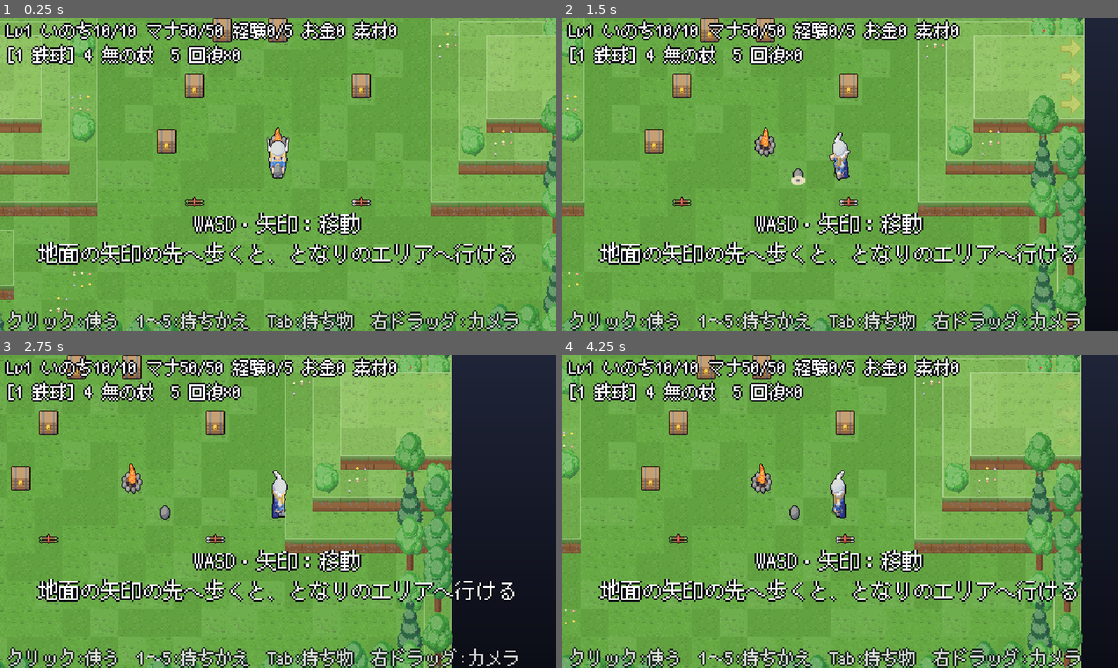
Above: before the commit, frames 1-4 (two rows, left to right).
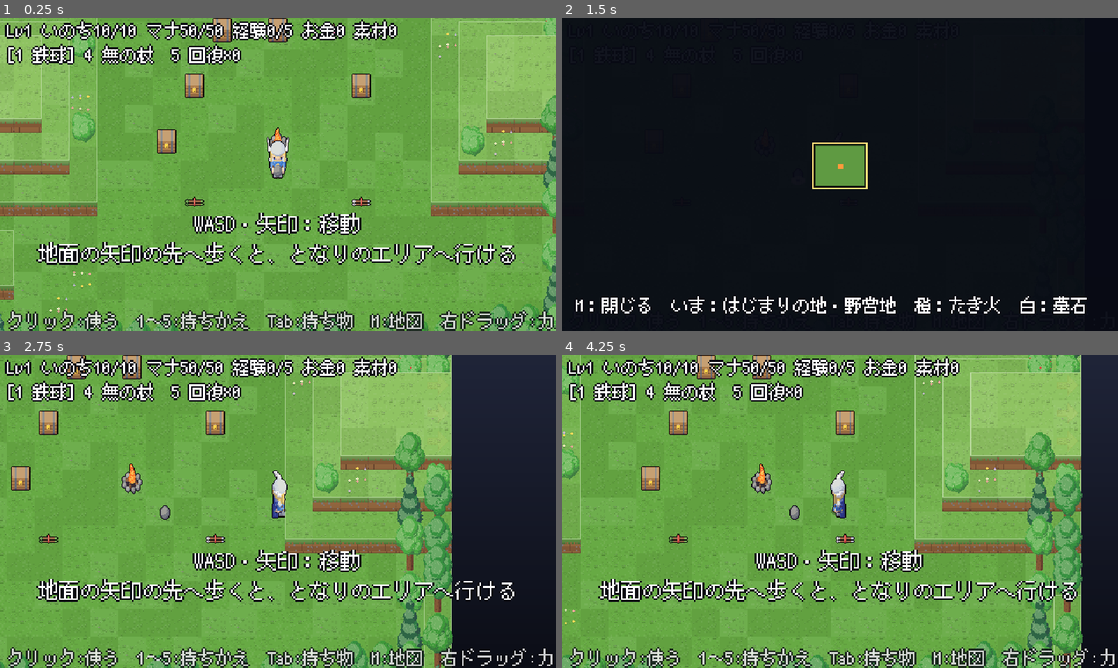
Above: after the commit, the same moments.

Repository: MiyazakiTakumi-724/dot-3d-game
Game: Godot game, scene res://scenes/field.tscn
Same seed, same stepped clock (60 frames per second), same inputs: the game is played once before the commit and once after it.
Inputs (mouse positions are in pixels of both pictures, inside the frame that each line leads up to):
- Up to frame 1 (0.25 s): no input
- Up to frame 2 (1.5 s): tap Enter at 0.5 s; move the mouse to (962, 158) at 0.52 s; hold Right 0.53-1.25 s; tap M at 0.6 s; click (962, 158) at 0.67 s; tap Space at 0.77 s; tap F at 0.8 s; drag from (728, 190) to (812, 237) at 1.27 s
- Up to frame 3 (2.75 s): move the mouse to (333, 442) at 2.02 s; hold Right from 2.03 s (still down); tap M at 2.1 s; click (333, 442) at 2.17 s; tap F at 2.3 s
- Up to frame 4 (4.25 s): release Right at 2.75 s; drag from (812, 574) to (673, 464) at 2.77 s; tap Space at 3.5, 3.77 s; move the mouse to (1006, 558) at 3.52 s; hold Left from 3.53 s (still down); hold Shift from 3.53 s (still down); click (1006, 558) at 3.67 s; tap F at 3.8 s

The runs differ from the first frame. In frame 1, 1.2% of the frame differs, in the area x 66-100%, y 93-100%; in frame 2, 90%, in the area x 0-100%, y 0-100%; in frame 3, 0.8%; in frame 4, 1.1%.

Commit message:
大陸の全体をゲームにつなぐ：仕掛けを武器で開ける、たき火で戻る所が替わる、封印の門、商人とボスの像の言葉、M キーの全体マップ
Co-Authored-By: Claude Opus 5.5 <noreply@anthropic.com>
Claude-Session: https://claude.ai/code/session_01V8ZRqMmyzjeQtU25nnKB5A

Diff:
--- a/scripts/game/field.gd
+++ b/scripts/game/field.gd
@@ -44,6 +44,17 @@
 ## たき火（炎の形を時間で替えて、ゆらめかせる）
 var _bonfire_node: StackSprite
 var _bonfire_frame := 0
+## このエリアのたき火のマス（なければ (-1, -1)）。近づくと、死んだときに戻る所がここになる
+var _campfire_cell := Vector2i(-1, -1)
+## 地形の絵を置く所（橋が下りたときなどに作り直す）
+var _terrain_root: Node2D
+var _deco := {}
+## 仕掛けの小物（id → StackSprite の列）。的は開けた後も残す
+var _gimmick_nodes := {}
+var _target_nodes := {}
+## 商人とボスの像 [マス, 言葉]（近づくと真ん中に出す）
+var _talkers: Array = []
+var map_view: WorldMapView
 var _fade: ColorRect
 ## 切り替えの段階：0 なし、1 暗くしている、2 明るくしている
 var _switch_phase := 0
@@ -126,6 +137,12 @@
 	menu.stats_changed.connect(apply_stats)
 	menu.skill_learned.connect(_on_skill_learned)
 	add_child(menu)
+	var map_layer := CanvasLayer.new()
+	map_layer.layer = 5
+	add_child(map_layer)
+	map_view = WorldMapView.new()
+	map_view.setup(world, run)
+	map_layer.add_child(map_view)
 	StackCamera.apply_pixel_scale(self)
 	warm_hero_looks()
 	_maybe_screenshot()
@@ -147,6 +164,9 @@
 	bow.cancel()
 	_pickup_nodes.clear()
 	_gate_nodes.clear()
+	_gimmick_nodes.clear()
+	_target_nodes.clear()
+	_talkers.clear()
 	_arrows.clear()
 	_grave_node = null
 	if _popups != null:
@@ -157,13 +177,24 @@
 		c.queue_free()
 
 	area = world.area(id)
+	run.visit(id)
 	var loaded := Continent.load_map(area)
 	map = loaded[0]
 	var info: Dictionary = loaded[1]
-	Terrain.build(map, camera, _area_root, info["deco"])
+	_deco = info["deco"]
+	for g in area.gimmicks:
+		if run.is_gimmick_open(g.id):
+			_apply_open(g)
+	_terrain_root = Node2D.new()
+	_area_root.add_child(_terrain_root)
+	Terrain.build(map, camera, _terrain_root, _deco)
 	_bonfire_node = null
+	_campfire_cell = Vector2i(-1, -1)
 	if info.has("checkpoint"):
+		_campfire_cell = info["checkpoint"]
 		_bonfire_node = _marker(info["checkpoint"], Props.bonfire(), 1)
+	_place_gimmicks()
+	_place_talkers(info)
 	for i in area.pickups.size():
 		var p = area.pickups[i]
 		if not run.is_picked(area.pickup_id(i)):
@@ -385,6 +416,10 @@
 			_pickup_nodes[i].queue_free()
 			_pickup_nodes.erase(i)
 			_on_picked(p[1], p[2])
+	if _campfire_cell.x >= 0 and absi(c.x - _campfire_cell.x) <= 1 and absi(c.y - _campfire_cell.y) <= 1 \
+			and not run.is_near_checkpoint(area.id, c):
+		run.set_checkpoint(area.id, _campfire_cell)
+		notice("たき火で休んだ\n死んだら、ここから やり直す", 2.5)
 	if run.is_near_checkpoint(area.id, c) and player.hp < player.max_hp:
 		player.set_hp(player.max_hp)
 	for e in enemies:
@@ -429,6 +464,8 @@
 				open_inventory()
 			KEY_SPACE:
 				spin_slash()
+			KEY_M:
+				toggle_map()
 			_:
 				return
 		get_viewport().set_input_as_handled()
@@ -462,6 +499,9 @@
 	var strong_fall := st.skills_in(PlayerStats.Stat.SWORD) >= 1
 	var thrust := st.skills_in(PlayerStats.Stat.SWORD) >= 2  # 技能「突き」
 	player.swing(fall > 0, thrust)
+	for g in _closed_gimmicks():
+		if g.by_sword(mv.pos, mv.height, mv.facing, map, thrust):
+			open_gimmick(g)
 	for e in enemies:
 		if is_instance_valid(e) and e.walker.alive and Sword.hits(mv.pos, mv.height, mv.facing, e.walker.pos, e.walker.height, thrust):
 			var dmg := Damage.sword(current_attack(), st.points_in(PlayerStats.Stat.SWORD), fall, strong_fall)
@@ -586,6 +626,9 @@
 func _arrow_landed(a: Arrow, dmg: int) -> void:
 	if area_state.result != AreaState.Result.PLAYING:
 		return
+	for g in _closed_gimmicks():
+		if g.by_arrow(a.to):
+			open_gimmick(g)
 	var c := HeightMap.world_to_cell(a.to)
 	if not map.in_bounds(c) or map.is_water(c) or map.is_pit(c):
 		return
@@ -780,6 +823,7 @@
 
 ## 火の玉が弾ける。まわりの、高さの近い敵にダメージとやけど。地面の近くなら、そこが少しの間燃える（自分より高い地面は燃えない）。
 func _explode(pos: Vector2, z: float, from_h: int) -> void:
+	_burn_gimmicks(pos, Magic.FIREBALL_RADIUS)
 	for e in enemies:
 		if is_instance_valid(e) and e.walker.alive and e.walker.pos.distance_to(pos) < Magic.FIREBALL_RADIUS \
 				and absf(e.walker.height * StackSprite.LEVEL_PX + 4.0 - z) <= 12.0:
@@ -810,6 +854,7 @@
 ## 火柱：狙った点に立ち、そこの敵に当たる。自分より高い所の敵には当たらない。
 func _fire_pillar(point: Vector2) -> void:
 	var mv := player.mover
+	_burn_gimmicks(point, Magic.PILLAR_RADIUS)
 	for e in enemies:
 		if is_instance_valid(e) and e.walker.alive and e.walker.pos.distance_to(point) < Magic.PILLAR_RADIUS:
 			if _hit_enemy(e, Magic.Spell.FIRE_PILLAR, mv.height):
@@ -828,6 +873,7 @@
 	var c := HeightMap.world_to_cell(point)
 	var ground := map.get_height(c) if map.in_bounds(c) else mv.height
 	var r := Magic.rain_radius(mv.height, ground)
+	_burn_gimmicks(point, r)
 	for e in enemies:
 		if is_instance_valid(e) and e.walker.alive and e.walker.height <= mv.height and e.walker.pos.distance_to(point) < r:
 			_hit_enemy(e, Magic.Spell.FIRE_RAIN, mv.height)
@@ -982,7 +1028,7 @@
 
 ## 野営地のたき火から再開する。敵は復活しない（倒した敵は時間で戻る）。
 func respawn() -> void:
-	enter_area(run.checkpoint_area, Continent.START_CELL)
+	enter_area(run.checkpoint_area, run.respawn_cell())
 	_sync_ball_rank()  # ランク2以上の鉄球は墓石に入っているので、ランク1に戻る
 	player.set_hp(player.max_hp)
 	player.clear_invulnerable()
@@ -1001,6 +1047,9 @@
 	var ex := _gate_here()
 	if ex == null:
 		return false
+	if not run.can_open_door(ex.door_id):
+		notice("封印されていて開かない\nあと%d体のボスを倒すと開く" % run.seal_bosses_left(), 2.5)
+		return false
 	run.open_door(ex.door_id)
 	player.anim.play_push()
 	for c in ex.cells(area.size()):
@@ -1023,9 +1072,10 @@
 
 func _close_gate(ex: ExitDef) -> void:
 	var nodes := []
+	var model := Props.seal() if ex.door_id == RunState.SEAL_DOOR else Props.gate()
 	for c in ex.cells(area.size()):
 		map.set_blocker(c, HeightMap.Blocker.DOOR)
-		nodes.append(_marker(c, Props.gate(), 1))
+		nodes.append(_marker(c, model, 1))
 	_gate_nodes[ex.door_id] = nodes
 
 func _add_arrows(ex: ExitDef) -> void:
@@ -1085,6 +1135,9 @@
 	if run.grave != null and run.grave.area_id == area.id and IronBall.touches_cell(land_pos, run.grave.cell):
 		_remove_grave_marker()  # 墓石のマスを空けてから中身を戻す（break_grave で grave が null になるため）
 		run.break_grave()
+	for g in _closed_gimmicks():
+		if g.by_ball(land_pos, ball.rules_ball.fall_levels):
+			open_gimmick(g)
 	var damage := Damage.iron_ball(current_attack(), ball.rules_ball.fall_levels, run.stats.level)
 	for e in enemies:
 		if is_instance_valid(e) and e.walker.alive and IronBall.hits(land_pos, ball.rules_ball.height, e.walker.pos, e.walker.height, IronBall.hit_radius(ball_rank)):
@@ -1114,6 +1167,119 @@
 	_area_root.add_child(s)
 	return s
 
+# ---------------------------------------------------------------- 仕掛け・商人・ボスの像・全体マップ（2026-11-25）
+
+## 開いた仕掛けの形を地図に書く（的の橋は、橋の絵にする）。
+func _apply_open(g: Gimmick) -> void:
+	g.open(map)
+	if g.kind == Gimmick.Kind.TARGET:
+		for c in g.cells:
+			_deco[c] = "bridge"
+
+func _closed_gimmicks() -> Array[Gimmick]:
+	var out: Array[Gimmick] = []
+	if area_state.result != AreaState.Result.PLAYING:
+		return out
+	for g in area.gimmicks:
+		if not run.is_gimmick_open(g.id):
+			out.append(g)
+	return out
+
+func _place_gimmicks() -> void:
+	for g in area.gimmicks:
+		if g.kind == Gimmick.Kind.TARGET:
+			var ts := []
+			for c in g.trigger:
+				ts.append(_marker(c, Props.target(run.is_gimmick_open(g.id)), 1))
+			_target_nodes[g.id] = ts
+		elif not run.is_gimmick_open(g.id):
+			var model: VoxelModel = {Gimmick.Kind.CRACK: Props.crack_rock(), Gimmick.Kind.THORNS: Props.thorns(),
+				Gimmick.Kind.VINES: Props.vines()}[g.kind]
+			var ns := []
+			for c in g.cells:
+				ns.append(_marker(c, model, 1))
+			_gimmick_nodes[g.id] = ns
+
+## 仕掛けを開ける（岩が砕ける・橋が下りる・茨が燃える・つたが切れる）。死んでも開いたまま。
+func open_gimmick(g: Gimmick) -> void:
+	if run.is_gimmick_open(g.id):
+		return
+	run.open_gimmick(g.id)
+	_apply_open(g)
+	for s in _gimmick_nodes.get(g.id, []):
+		if is_instance_valid(s):
+			s.queue_free()
+	_gimmick_nodes.erase(g.id)
+	match g.kind:
+		Gimmick.Kind.CRACK:
+			notice("岩が砕けた！", 1.5)
+			camera.shake(3.0)
+			for c in g.cells:
+				var dust := ImpactDust.new()
+				dust.setup(camera, HeightMap.cell_center(c), map.get_height(c), 4)
+				_area_root.add_child(dust)
+		Gimmick.Kind.THORNS:
+			notice("茨が燃えつきた！", 1.5)
+			for c in g.cells:
+				_effect_sprite(Props.flame(rng.randi() % 3), HeightMap.cell_center(c), map.get_height(c), 0.0, 0.8)
+		Gimmick.Kind.VINES:
+			notice("つたを斬った！", 1.5)
+		Gimmick.Kind.TARGET:
+			notice("的に当たった！\n橋が下りた", 2.0)
+			for s in _target_nodes.get(g.id, []):
+				s.set_model(Props.target(true))
+			_rebuild_terrain()
+
+## 地形の絵を作り直す（橋が下りたとき）。
+func _rebuild_terrain() -> void:
+	if _terrain_root != null:
+		_area_root.remove_child(_terrain_root)
+		_terrain_root.queue_free()
+	_terrain_root = Node2D.new()
+	_area_root.add_child(_terrain_root)
+	_area_root.move_child(_terrain_root, 0)
+	Terrain.build(map, camera, _terrain_root, _deco)
+
+## 炎の魔法が point のまわり radius に当たった。茨が燃える。
+func _burn_gimmicks(point: Vector2, radius: float) -> void:
+	for g in _closed_gimmicks():
+		if g.by_fire(point, radius):
+			open_gimmick(g)
+
+func gimmick_markers(id: String) -> int:
+	return _gimmick_nodes.get(id, []).size()
+
+## 商人とボスの像を置く。町の商人は道具屋と武器屋、ほかは旅の商人。
+func _place_talkers(info: Dictionary) -> void:
+	var merchants: Array = info.get("merchants", [])
+	for i in merchants.size():
+		var c: Vector2i = merchants[i]
+		var v := 2
+		var who := "旅の商人"
+		if area.id == "town":
+			v = i % 2
+			who = ["道具屋", "武器屋"][i % 2]
+		_marker(c, Props.merchant(v), 1)
+		_talkers.append([c, "%s「いらっしゃい！\nお店はまだ準備中なんだ」" % who])
+	for b in area.bosses:
+		_marker(b[0], Props.statue(b[2]), 1)
+		_talkers.append([b[0], "ボス「%s」の居場所\n（ボスはまだいない）" % b[1]])
+
+## 近くにいる商人・像の言葉。なければ空。
+func _talk_here() -> String:
+	var c := player.mover.cell()
+	for t in _talkers:
+		var tc: Vector2i = t[0]
+		if absi(c.x - tc.x) <= 1 and absi(c.y - tc.y) <= 1:
+			return t[1]
+	return ""
+
+## M キーで全体マップを開く・閉じる（開いている間も世界は動く）。
+func toggle_map() -> void:
+	map_view.current_id = area.id
+	map_view.visible = not map_view.visible
+	map_view.queue_redraw()
+
 func _build_ui() -> void:
 	var layer := CanvasLayer.new()
 	add_child(layer)
@@ -1128,7 +1294,7 @@
 	_guide = UiText.label()
 	_guide.position = Vector2(4, 166)
 	_guide.modulate.a = 0.8
-	_guide.text = "クリック:使う　1〜5:持ちかえ　Tab:持ち物　右ドラッグ:カメラ"
+	_guide.text = "クリック:使う　1〜5:持ちかえ　Tab:持ち物　M:地図　右ドラッグ:カメラ"
 	layer.add_child(_guide)
 	_popups = Control.new()
 	_popups.mouse_filter = Control.MOUSE_FILTER_IGNORE
@@ -1183,14 +1349,21 @@
 
 ## 画面の真ん中に出す言葉。なければ空。
 func ui_message() -> String:
+	if map_view != null and map_view.visible:
+		return ""
 	if area_state.result == AreaState.Result.DYING:
 		return "やられた…\nたき火から やり直す"
 	if _gate_here() != null:
+		if _gate_here().door_id == RunState.SEAL_DOOR and not run.can_open_door(RunState.SEAL_DOOR):
+			return "神秘の塔の封印の門\nあと%d体のボスを倒すと開く" % run.seal_bosses_left()
 		return "F：門を開ける"
 	if _notice_time > 0.0:
 		return _notice_text
 	if _title_time > 0.0:
-		return area.title
+		return area.title if area.region == "はじまりの地" else "%s\n%s" % [area.region, area.title]
+	var talk := _talk_here()
+	if talk != "":
+		return talk
 	if _grave_hint_time > 0.0:
 		return "死んだ場所に墓石がある\n鉄球を落として壊すと、持ち物が戻る"
 	if _start_hint_time > 0.0:
@@ -1241,6 +1414,10 @@
 			apply_stats()
 		elif a.begins_with("--hold="):
 			hotbar.select_slot(int(a.trim_prefix("--hold=")), run.inventory.equipment)
+		elif a == "--map":
+			for id in world.ids():
+				run.visit(id)
+			toggle_map()
 		elif a.begins_with("--exp="):
 			run.stats.add_exp(int(a.trim_prefix("--exp=")))
 			apply_stats()
--- a/scripts/game/props.gd
+++ b/scripts/game/props.gd
@@ -491,3 +491,21 @@
 			VoxelDraw.rod(m, Vector3(11, 13, 32), Vector3(11, 22, 34), SHAFT, 1)
 		_cache[key] = VoxelShade.apply(m)
 	return _cache[key]
+
+## 神秘の塔の封印の門：白い石の板に、青く光る紋。地方のボスを4体倒すと開けられる。
+static func seal() -> VoxelModel:
+	if not _cache.has("seal"):
+		var m := VoxelModel.new()
+		m.size = Vector3i(28, 28, 50)
+		VoxelDraw.fill(m, Vector3i(0, 9, 0), Vector3i(27, 18, 44), Color("d8d4e8"))
+		for z in range(45, 50):
+			VoxelDraw.fill(m, Vector3i(z - 45, 9, z), Vector3i(27 - (z - 45), 18, z), Color("c9c3d9"))
+		var c := Vector2(13.5, 24)
+		for z in range(8, 42):
+			for x in 28:
+				var d := Vector2(x, z).distance_to(c)
+				if absf(d - 9.0) < 0.8 or absf(d - 4.0) < 0.7 or (absf(x - 13.5) < 0.8 and absf(z - 24) < 12):
+					m.set_voxel(Vector3i(x, 18, z), Color("7ad8ff"))
+					m.set_voxel(Vector3i(x, 9, z), Color("7ad8ff"))
+		_cache["seal"] = VoxelShade.apply(m)
+	return _cache["seal"]
--- a/scripts/game/terrain.gd
+++ b/scripts/game/terrain.gd
@@ -212,6 +212,8 @@
 		out.append("bridge/%d/%d/%d" % [h, h - bottom, int(across_ns)])
 	else:
 		var surf := surface(theme, h, kind)
+		if kind in ["", "npc"] and surf != "stone" and _paved_around(deco, cell):
+			surf = "stone"  # 石畳の広場の中のたき火・商人の下も石畳
 		out.append("ground/%d/%d/%d/%d/%d/%s" % [h, h - bottom, v, int(kind == "flower"), bottom, surf])
 	if kind in ["rock", "tree", "pine", "bush", "tallgrass", "stonewall", "column", "well"]:
 		out.append("%s/%d" % [kind, v])
@@ -230,6 +232,13 @@
 		"lava":
 			return "ash"
 	return "grass"
+
+static func _paved_around(deco: Dictionary, cell: Vector2i) -> bool:
+	var n := 0
+	for d in [Vector2i.UP, Vector2i.DOWN, Vector2i.LEFT, Vector2i.RIGHT]:
+		if deco.get(cell + d, "") == "paving":
+			n += 1
+	return n >= 3
 
 ## 家のマスの形。"東西のふち/北のふちまでのマス/南のふちまでのマス"（屋根は東西に棟が通る切妻）。
 static func _house_shape(deco: Dictionary, cell: Vector2i) -> String:
@@ -521,6 +530,8 @@
 			c = STONE_COLOR
 		elif _hash3(along, vf / 9, face, 29) == 0:
 			c = Color("6e4a2c")  # 根や割れ目
+	elif surf == "stone":
+		c = _rock_side("stone", vf + 4096, from_top, along, face).darkened(clampf(-vf / 96.0, 0.0, 0.35))
 	else:
 		var deep := clampi(-vf / 24, 0, DEEP_COLORS.size() - 1)
 		c = DEEP_COLORS[deep]
--- /dev/null
+++ b/scripts/game/world_map_view.gd
@@ -0,0 +1,73 @@
+class_name WorldMapView
+extends Control
+## 全体マップ（M キー）。行ったことのあるエリアの長方形を、大陸の上の位置に並べて見せる。
+## 今いるエリアは明るく縁取り、たき火のあるエリアには橙の点、墓石のあるエリアには白い印を付ける。
+## 行ったことのないエリアは描かない（探検の楽しみを残す）。開いている間も世界は動く。
+
+const BOX := Rect2(10, 12, 300, 146)  ## 地図を描く所（ゲームの座標）
+const COLORS := {
+	"grass": Color("5f9a42"), "town": Color("c9a66b"), "mountain": Color("9a9aa0"),
+	"castle": Color("8a8478"), "lava": Color("8a3a2a"), "tower": Color("d8d4e8"),
+}
+
+var world: WorldMap
+var run: RunState
+var current_id := ""
+var _fires := {}
+var _title: Label
+
+func setup(w: WorldMap, r: RunState) -> void:
+	world = w
+	run = r
+	visible = false
+	mouse_filter = Control.MOUSE_FILTER_IGNORE
+	size = Vector2(320, 180)
+	for id in world.ids():
+		var info: Dictionary = Continent.load_map(world.area(id))[1]
+		if info.has("checkpoint"):
+			_fires[id] = info["checkpoint"]
+	_title = UiText.label()
+	_title.position = Vector2(8, 160)
+	add_child(_title)
+
+## 行ったエリアがすべて入るように、大陸のマスから画面への倍率と位置を決める。
+func layout() -> Dictionary:
+	var bounds := Rect2i()
+	var first := true
+	for id in run.visited_ids():
+		var r := world.area(id).rect()
+		bounds = r if first else bounds.merge(r)
+		first = false
+	if first:
+		return {"scale": 1.0, "offset": Vector2.ZERO}
+	var k := minf(BOX.size.x / bounds.size.x, BOX.size.y / bounds.size.y)
+	k = minf(k, 1.2)
+	var used := Vector2(bounds.size) * k
+	var offset := BOX.position + (BOX.size - used) * 0.5 - Vector2(bounds.position) * k
+	return {"scale": k, "offset": offset}
+
+func area_rect(id: String, lay: Dictionary) -> Rect2:
+	var r := world.area(id).rect()
+	var k: float = lay["scale"]
+	return Rect2(Vector2(r.position) * k + lay["offset"], Vector2(r.size) * k)
+
+func _draw() -> void:
+	draw_rect(Rect2(Vector2.ZERO, size), Color(0.03, 0.04, 0.08, 0.96))
+	var lay := layout()
+	for id in run.visited_ids():
+		var a := world.area(id)
+		var r := area_rect(id, lay)
+		draw_rect(r, COLORS.get(a.theme, Color.GRAY))
+		draw_rect(r, Color(0, 0, 0, 0.6), false, 1.0)
+		if _fires.has(id):
+			var p := r.position + (Vector2(_fires[id]) + Vector2(0.5, 0.5)) * float(lay["scale"])
+			draw_rect(Rect2(p - Vector2(1.5, 1.5), Vector2(3, 3)), Color("ff9a3c"))
+		if run.grave != null and run.grave.area_id == id:
+			var gp := r.position + (Vector2(run.grave.cell) + Vector2(0.5, 0.5)) * float(lay["scale"])
+			draw_rect(Rect2(gp - Vector2(1.5, 1.5), Vector2(3, 3)), Color("f4f1ff"))
+	if current_id != "" and run.has_visited(current_id):
+		var cr := area_rect(current_id, lay)
+		draw_rect(cr.grow(1.0), Color("ffe27a"), false, 1.0)
+	var a := world.area(current_id)
+	if a != null and _title != null:
+		_title.text = "M：閉じる　いま：%s・%s　橙：たき火　白：墓石" % [a.region, a.title]
--- a/tests/test_field.gd
+++ b/tests/test_field.gd
@@ -865,3 +865,122 @@
 	assert_same(f.player._layers, HeroModel.build("", f.player.armor_look, "down").textures())
 	f.respawn()
 	assert_eq(f.player.anim.pose(), "")
+
+# ---- 大陸の全体（2026-11-25）：たき火・仕掛け・封印の門・商人・全体マップ
+
+func _gimmick(area_id: String, kind: Gimmick.Kind) -> Gimmick:
+	for g in f.world.area(area_id).gimmicks:
+		if g.kind == kind:
+			return g
+	return null
+
+func _gimmick_area(kind: Gimmick.Kind) -> String:
+	for id in f.world.ids():
+		if _gimmick(id, kind) != null:
+			return id
+	return ""
+
+func test_resting_at_another_bonfire_sets_respawn_there():
+	f.enter_area("mt_2", Vector2i(14, 22))
+	var info: Dictionary = Continent.load_map(f.area)[1]
+	var fire: Vector2i = info["checkpoint"]
+	f.player.mover.place(fire + Vector2i(0, 1))
+	f._process(0.016)
+	assert_eq(f.run.checkpoint_area, "mt_2")
+	f.kill_player(false)
+	_finish_death()
+	assert_eq(f.area.id, "mt_2")
+	assert_eq(f.player.mover.cell(), fire + Vector2i(0, 1))
+
+func test_entering_an_area_marks_it_visited():
+	assert_true(f.run.has_visited("camp"))
+	_walk_out(_exit("camp", "town"))
+	assert_eq(f.area.id, "town")
+	assert_true(f.run.has_visited("town"))
+
+func test_ball_from_above_breaks_a_crack():
+	var id := _gimmick_area(Gimmick.Kind.CRACK)
+	var g := _gimmick(id, Gimmick.Kind.CRACK)
+	f.enter_area(id, g.cells[0])
+	assert_true(f.map.is_wall(g.cells[0]))
+	assert_eq(f.gimmick_markers(g.id), 1)
+	f.ball.rules_ball.fall_levels = 1
+	f._on_ball_landed(HeightMap.cell_center(g.cells[0]), 0)
+	assert_true(f.run.is_gimmick_open(g.id))
+	assert_false(f.map.is_wall(g.cells[0]))
+	assert_eq(f.gimmick_markers(g.id), 0)
+	# 出て入り直しても、開いたまま
+	f.enter_area("camp", Continent.START_CELL)
+	f.enter_area(id, g.cells[0])
+	assert_false(f.map.is_wall(g.cells[0]))
+
+func test_arrow_on_target_lowers_bridge():
+	var id := _gimmick_area(Gimmick.Kind.TARGET)
+	var g := _gimmick(id, Gimmick.Kind.TARGET)
+	f.enter_area(id, Continent.START_CELL)
+	assert_true(f.map.is_water(g.cells[0]))
+	var a := Arrow.new()
+	a.launch(HeightMap.cell_center(g.trigger[0]), 8.0, HeightMap.cell_center(g.trigger[0]), 8.0)
+	a.from_h = 8
+	f._arrow_landed(a, 1)
+	assert_true(f.run.is_gimmick_open(g.id))
+	for c in g.cells:
+		assert_false(f.map.is_water(c))
+
+func test_fire_burns_thorns():
+	var id := _gimmick_area(Gimmick.Kind.THORNS)
+	var g := _gimmick(id, Gimmick.Kind.THORNS)
+	f.enter_area(id, Continent.START_CELL)
+	f._burn_gimmicks(HeightMap.cell_center(g.cells[0]), 4.0)
+	assert_true(f.run.is_gimmick_open(g.id))
+	assert_false(f.map.is_wall(g.cells[0]))
+
+func test_sword_cuts_vines():
+	var id := _gimmick_area(Gimmick.Kind.VINES)
+	var g := _gimmick(id, Gimmick.Kind.VINES)
+	f.enter_area(id, Continent.START_CELL)
+	f.run.inventory.equipment.gain("sword_1")
+	var c := g.cells[0]
+	var stand := c
+	for d in [Vector2i.LEFT, Vector2i.RIGHT, Vector2i.UP, Vector2i.DOWN]:
+		var n: Vector2i = c + d
+		if not f.map.is_wall(n) and not f.map.is_water(n) and f.map.get_height(n) == f.map.get_height(c):
+			stand = n
+			break
+	f.player.mover.place(stand)
+	f.player.mover.facing = Vector2(c - stand)
+	assert_true(f.swing_sword())
+	assert_true(f.run.is_gimmick_open(g.id))
+
+func test_tower_seal_needs_four_bosses():
+	f.enter_area("town", Vector2i(12, 13))
+	var ex := _exit("town", "tw_1", true)
+	assert_eq(ex.door_id, RunState.SEAL_DOOR)
+	f.player.mover.place(_mid(ex, 1))
+	assert_string_contains(f.ui_message(), "封印")
+	assert_false(f.try_open_door())
+	f.run.bosses_defeated = 4
+	assert_true(f.try_open_door())
+	assert_true(f.run.is_door_open(RunState.SEAL_DOOR))
+
+func test_merchant_and_statue_talk():
+	f.enter_area("town", Vector2i(12, 13))
+	var info: Dictionary = Continent.load_map(f.area)[1]
+	var m: Vector2i = info["merchants"][0]
+	f.player.mover.place(m + Vector2i(0, 1))
+	f._title_time = 0.0
+	f._start_hint_time = 0.0
+	assert_string_contains(f.ui_message(), "準備中")
+	f.enter_area("mt_5", Continent.START_CELL)
+	var b: Vector2i = f.area.bosses[0][0]
+	f.player.mover.place(b + Vector2i(0, 1))
+	f._title_time = 0.0
+	assert_string_contains(f.ui_message(), "岩転がしの巨人")
+
+func test_map_toggles_with_m():
+	assert_false(f.map_view.visible)
+	f.toggle_map()
+	assert_true(f.map_view.visible)
+	assert_eq(f.map_view.current_id, "camp")
+	f.toggle_map()
+	assert_false(f.map_view.visible)
Not shown, added: scripts/game/world_map_view.gd.uid
Not shown, changed: CLAUDE.md
Not shown, changed: docs/design.md
